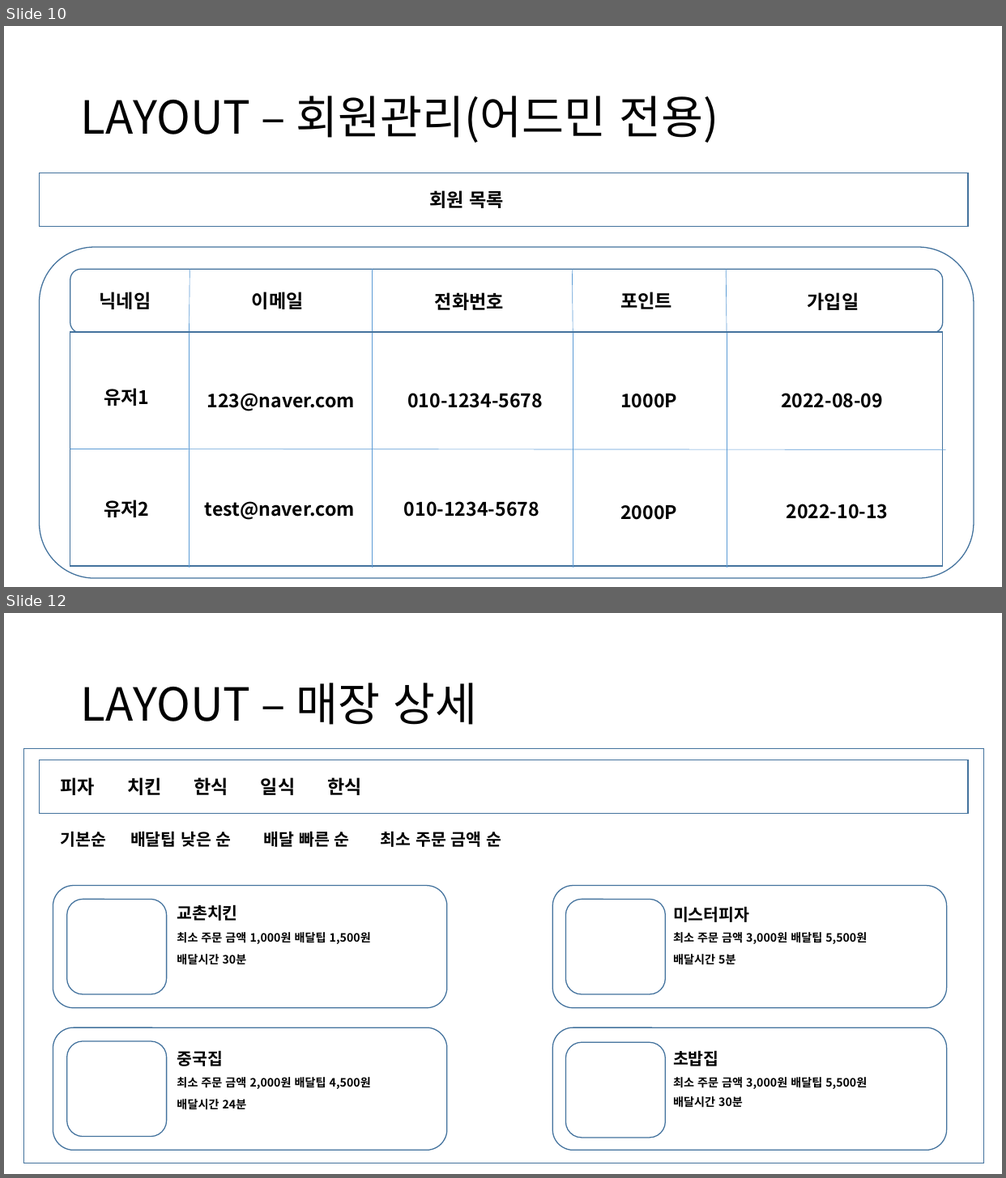
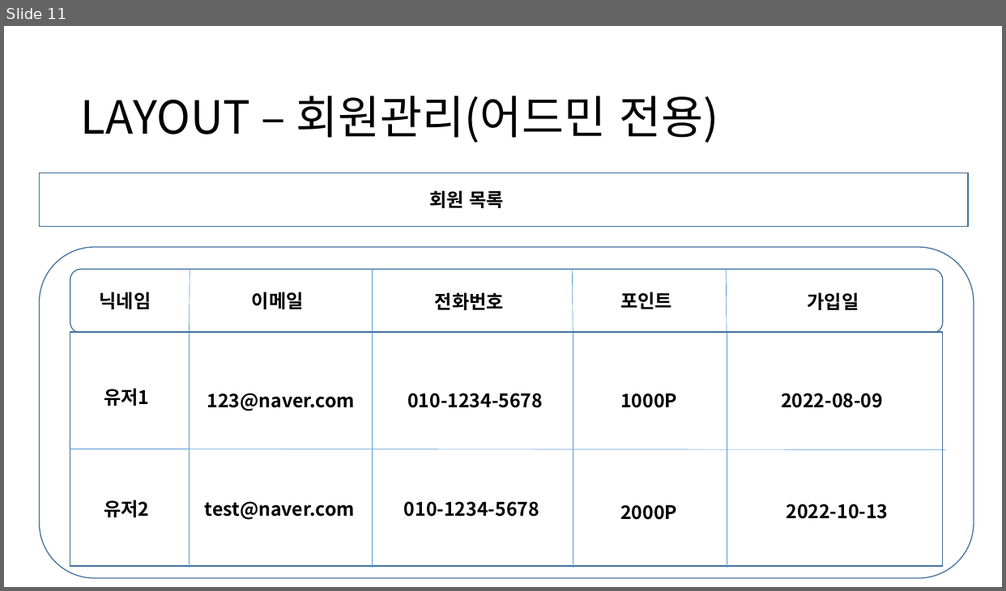
Before and after one commit to Camelllia/BaeminApplication, a slide deck: 202131205_김승진_실무게임프로그래밍_기획서.pptx. Shown one above the other, each under a label of ours: slides 10 and 12 before the commit, slide 11 after it; the slides between them are not shown. The pictures are 1006x1178 and 1006x591 pixels, drawn with LibreOffice and Linux fonts; fonts in the diff are those of the drawing. Boxes give left, top, right and bottom in pixels: in the first picture for what was removed or moved away, otherwise in the second. Text is boxed around its words. In the diff, an @@ line names an element or a change of style, - is before the commit and + after.

```diff
--- a/202131205_김승진_실무게임프로그래밍_기획서.pptx
+++ b/202131205_김승진_실무게임프로그래밍_기획서.pptx
@@ slide 12 removed at [4,613,1002,1174], background #FFFFFF @@
@@ title removed at [81,683,477,725] @@
-LAYOUT – 매장 상세
@@ rectangle removed at [23,748,984,1163] @@
@@ rectangle removed at [39,760,968,814] @@
@@ text removed at [61,777,96,795] @@
-피자
@@ text removed at [127,777,162,795] @@
-치킨
@@ text removed at [194,777,228,795] @@
-한식
@@ text removed at [261,777,296,795] @@
-일식
@@ text removed at [327,777,362,795] @@
-한식
@@ text removed at [61,831,107,847] @@
-기본순
@@ text removed at [130,831,232,847] @@
-배달팁 낮은 순
@@ text removed at [264,831,350,847] @@
-배달 빠른 순
@@ text removed at [381,831,501,847] @@
-최소 주문 금액 순
@@ rounded rectangle removed at [53,885,446,1008] @@
@@ rounded rectangle removed at [67,899,167,994] @@
@@ rounded rectangle removed at [552,885,947,1008] @@
@@ rounded rectangle removed at [565,899,665,994] @@
@@ text removed at [177,905,237,921] @@
-교촌치킨
@@ text removed at [673,906,749,922] @@
-미스터피자
@@ text removed at [177,931,371,945] @@
-최소 주문 금액 1,000원 배달팁 1,500원
@@ text removed at [673,932,867,944] @@
-최소 주문 금액 3,000원 배달팁 5,500원
@@ text removed at [177,954,247,965] @@
-배달시간 30분
@@ text removed at [673,954,735,965] @@
-배달시간 5분
@@ rounded rectangle removed at [53,1028,446,1151] @@
@@ rounded rectangle removed at [67,1041,167,1136] @@
@@ rounded rectangle removed at [552,1028,947,1151] @@
@@ rounded rectangle removed at [565,1043,665,1138] @@
@@ text removed at [177,1050,223,1067] @@
-중국집
@@ text removed at [673,1050,719,1067] @@
-초밥집
@@ text removed at [177,1076,371,1091] @@
-최소 주문 금액 2,000원 배달팁 4,500원
@@ text removed at [673,1077,867,1089] @@
-최소 주문 금액 3,000원 배달팁 5,500원
@@ text removed at [673,1097,743,1108] @@
-배달시간 30분
@@ text removed at [177,1099,247,1110] @@
-배달시간 24분
@@ what was slide 10 is now slide 11 @@
```
Also in this commit, not shown: 3 slides changed, 7 slides added, 4 other files.
